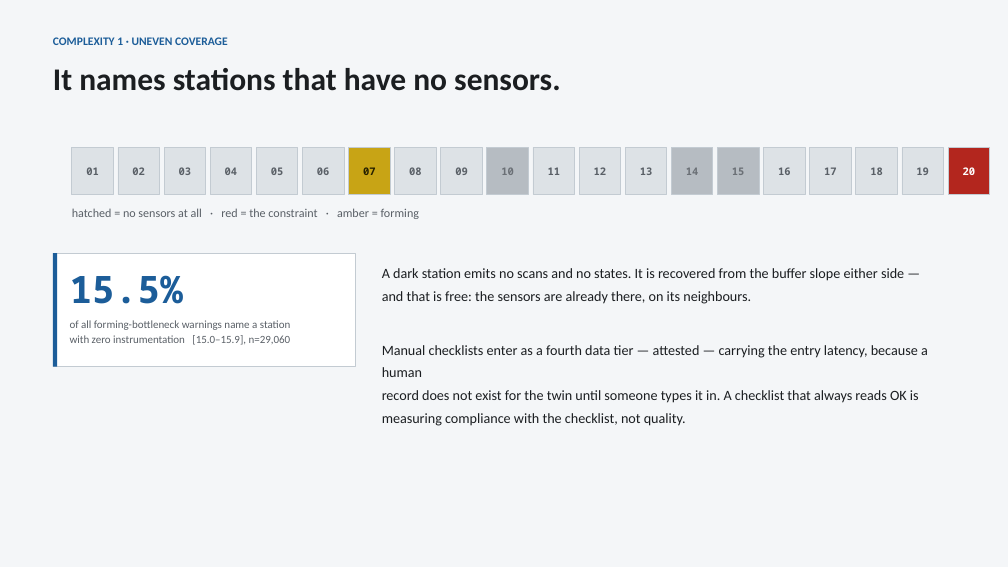
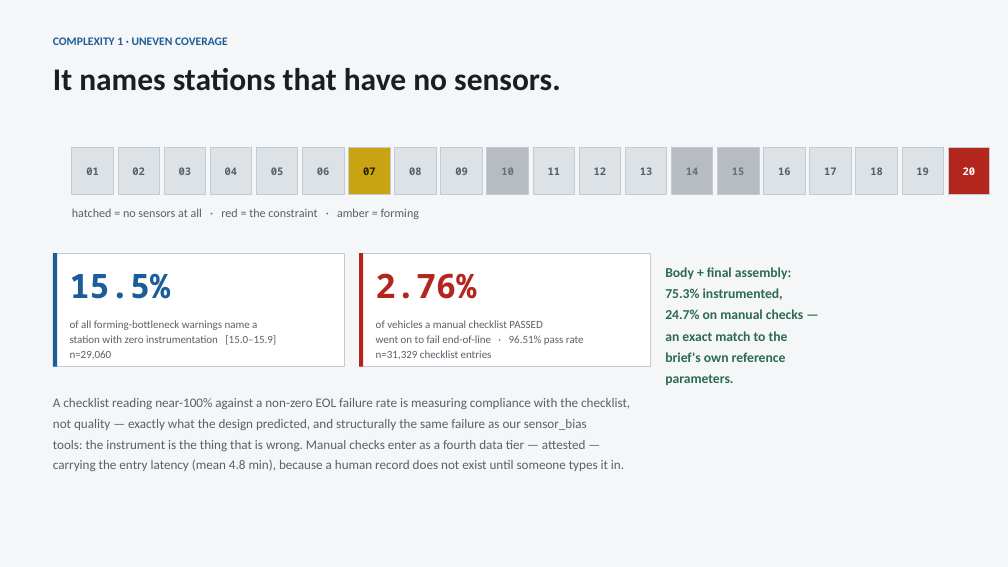
Before and after one commit to sagar2907/HipHipHooray_IIT_Kharagpur_DigitalTwin.ai_Prototype, a slide deck: slide 4 of 9_Deck/DigitalTwin_Round2_Pitch.pptx. Drawn at 1008x567 pixels with LibreOffice and Linux fonts; fonts in the diff are those of the drawing. Boxes give left, top, right and bottom in pixels: in the first picture for what was removed or moved away, otherwise in the second. Text is boxed around its words. In the diff, an @@ line names an element or a change of style, - is before the commit and + after.

Commit message:
Fold the checklist-honesty and coverage-match findings into both documents
Two things had gone stale since the last measurement pass, both caught by
reading the documents against what actually exists now rather than assuming
they were current:

- The Complexity 1 row in the proposal still said "schema built and tested
  for checklists" - written before eval_manual_checks.py existed. Now states
  the measured result: 96.51% pass rate, 2.76% escape rate on 31,329 entries,
  4.8 min mean entry latency.

- The Complexity 3 row still said "window-dated schedule designed" - written
  before sensor_schedule.py existed and had already closed it. Now states the
  actual output: ranked by exposure closed per rupee, split across two
  shutdowns, cost of deferring stated.

Added a dedicated callout in the proposal for the reference-parameter match
that the coverage table buried in a single cell: body + final assembly at
75.3% instrumented / 24.7% manual is an exact match to the brief's own
"majority instrumented, meaningful minority manual" language, with paint's
90%-dark noted as a property of how paint shops work, not a gap.

Deck's Complexity 1 slide gains a second KPI tile for the 2.76% escape rate
alongside the existing 15.5% dark-warning figure, plus the coverage-match
callout. Rendered via PowerPoint COM and inspected - both tiles fit at 32pt,
no overflow, no overlap.

Proposal is now 6 pages (was 5); rebalanced cleanly, no orphan.

```diff
--- a/9_Deck/DigitalTwin_Round2_Pitch.pptx
+++ b/9_Deck/DigitalTwin_Round2_Pitch.pptx
@@ rectangle: place and size @@
-rectangle at [53,253,355,367]
+rectangle at [53,253,344,367]
@@ text "15.5%" at [70,273,171,299]: size 36 to 32 pt @@
@@ rectangle added at [359,253,650,367], fill #FFFFFF, outline #C3CBD2 0.75 pt @@
@@ rectangle added at [359,253,364,367], fill #B3261E @@
@@ text removed at [382,268,928,426] @@
-A dark station emits no scans and no states. It is recovered from the buffer slope either side —
-and that is free: the sensors are already there, on its neighbours.
-Manual checklists enter as a fourth data tier — attested — carrying the entry latency, because a human
-record does not exist for the twin until someone types it in. A checklist that always reads OK is
-measuring compliance with the checklist, not quality.
@@ text added at [665,267,803,385], 13 pt, text #2D6A4F, bold @@
+Body + final assembly:
+75.3% instrumented,
+24.7% on manual checks —
+an exact match to the
+brief's own reference
+parameters.
@@ text added at [376,273,477,299], 32 pt, text #B3261E, bold @@
+2.76%
@@ text at [70,320,276,359]: text changed @@
-of all forming-bottleneck warnings name a station
-with zero instrumentation [15.0–15.9], n=29,060
+of all forming-bottleneck warnings name a
+station with zero instrumentation [15.0–15.9]
+n=29,060
@@ text added at [376,320,584,359], 10.5 pt, text #5A6067 @@
+of vehicles a manual checklist PASSED
+went on to fail end-of-line · 96.51% pass rate
+n=31,329 checklist entries
@@ text added at [53,398,630,471], 12.5 pt, text #5A6067 @@
+A checklist reading near-100% against a non-zero EOL failure rate is measuring compliance with the checklist,
+not quality — exactly what the design predicted, and structurally the same failure as our sensor_bias
+tools: the instrument is the thing that is wrong. Manual checks enter as a fourth data tier — attested —
+carrying the entry latency (mean 4.8 min), because a human record does not exist until someone types it in.
```
Also in this commit, not shown: 3 other files.
